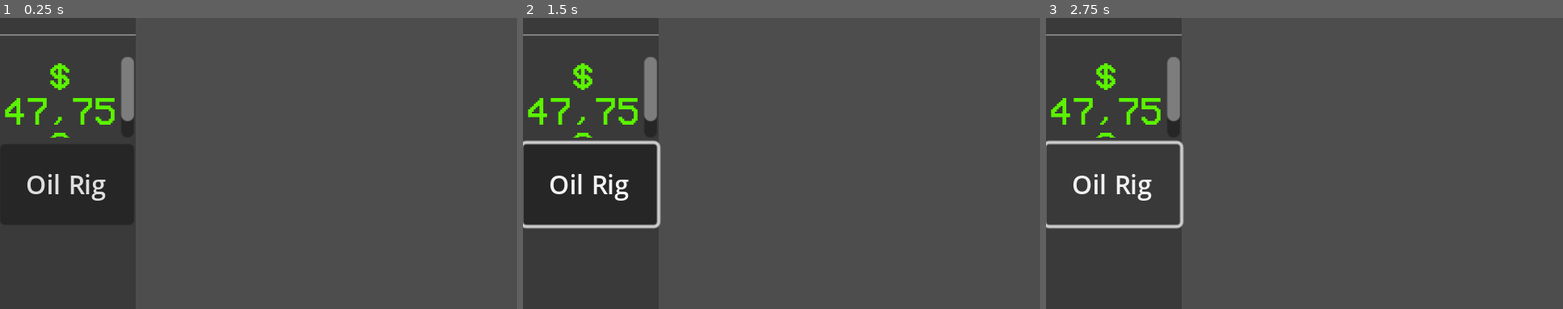
Above: before the commit, frames 1-3 (left to right).
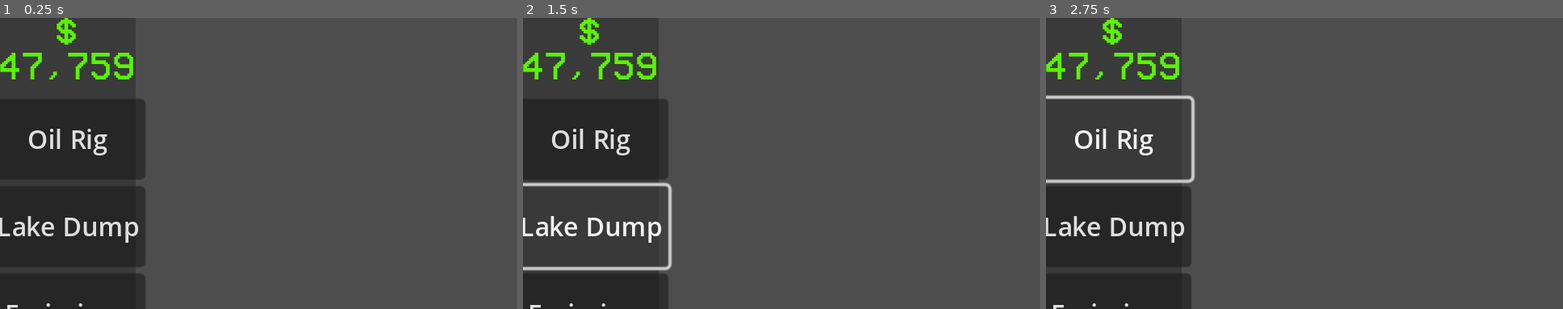
Above: after the commit, the same moments.

Repository: nwHacks2025/pollution-simulator
Game: Godot game, scene res://scenes/game_sidebar_ui.tscn
The game is run twice, just before and just after one commit, with the same random seed, the same clock (stepped at 60 frames per second) and the same inputs. This scene is started directly instead of the project's main scene.
Inputs (mouse positions are in pixels of both pictures, inside the frame that each line leads up to):
- Up to frame 1 (0.25 s): no input
- Up to frame 2 (1.5 s): click "Oil Rig" at 0.5 s; click (590, 227) at 1.25 s, where only the run after the commit has a clickable "Lake Dump"
- Up to frame 3 (2.75 s): click "Oil Rig" at 2 s

The runs differ from the first frame. In frame 1, 5.3% of the frame differs, in the area x 0-28%, y 0-100%; in frame 2, 6.7%, in the area x 0-29%, y 0-100%; in frame 3, 6.5%.

Commit message:
progress bars started

Diff:
--- /dev/null
+++ b/Control.gd
@@ -0,0 +1,17 @@
+extends Control
+
+
+# Called when the node enters the scene tree for the first time.
+func _ready():
+	pass # Replace with function body.
+
+
+# Called every frame. 'delta' is the elapsed time since the previous frame.
+func _process(delta):
+	pass
+
+
+func _on_timer_timeout():
+	$ProgressBar.value += 1
+	$AQI_Progress.value += 1
+	print($AQI_Progress.value)
--- /dev/null
+++ b/scenes/control.tscn
@@ -0,0 +1,34 @@
+[gd_scene load_steps=4 format=3 uid="uid://vu5xf3t0yaja"]
+
+[ext_resource type="Script" path="res://Control.gd" id="1_wbltu"]
+[ext_resource type="Texture2D" uid="uid://b01n4dyp3nonk" path="res://assets/progbar_under.png" id="2_c2hf1"]
+[ext_resource type="Texture2D" uid="uid://5aadt7732mq4" path="res://assets/progbar_over.png" id="3_bs45s"]
+
+[node name="Control" type="Control"]
+layout_mode = 3
+anchors_preset = 15
+anchor_right = 1.0
+anchor_bottom = 1.0
+grow_horizontal = 2
+grow_vertical = 2
+script = ExtResource("1_wbltu")
+
+[node name="ProgressBar" type="ProgressBar" parent="."]
+custom_minimum_size = Vector2(200, 50)
+layout_mode = 0
+offset_right = 4.0
+offset_bottom = 27.0
+
+[node name="Timer" type="Timer" parent="."]
+autostart = true
+
+[node name="AQI_Progress" type="TextureProgressBar" parent="."]
+custom_minimum_size = Vector2(200, 50)
+layout_mode = 0
+offset_top = 100.0
+offset_right = 200.0
+offset_bottom = 150.0
+texture_under = ExtResource("2_c2hf1")
+texture_progress = ExtResource("3_bs45s")
+
+[connection signal="timeout" from="Timer" to="." method="_on_timer_timeout"]
--- a/scenes/game_sidebar_ui.tscn
+++ b/scenes/game_sidebar_ui.tscn
@@ -48,3 +48,13 @@
 custom_minimum_size = Vector2(0, 50)
 layout_mode = 2
 text = "Oil Rig"
+
+[node name="Button2" type="Button" parent="ColorRect/layout/purchase_items"]
+custom_minimum_size = Vector2(0, 50)
+layout_mode = 2
+text = "Lake Dump"
+
+[node name="Button3" type="Button" parent="ColorRect/layout/purchase_items"]
+custom_minimum_size = Vector2(0, 50)
+layout_mode = 2
+text = "Emissions"
Binary file added: assets/progbar_over.png
Binary file added: assets/progbar_under.png
Not shown: 1 places in scenes/game_sidebar_ui.tscn that only renumber resources
Not shown: 1 places in scenes/main_game.tscn that only renumber resources
